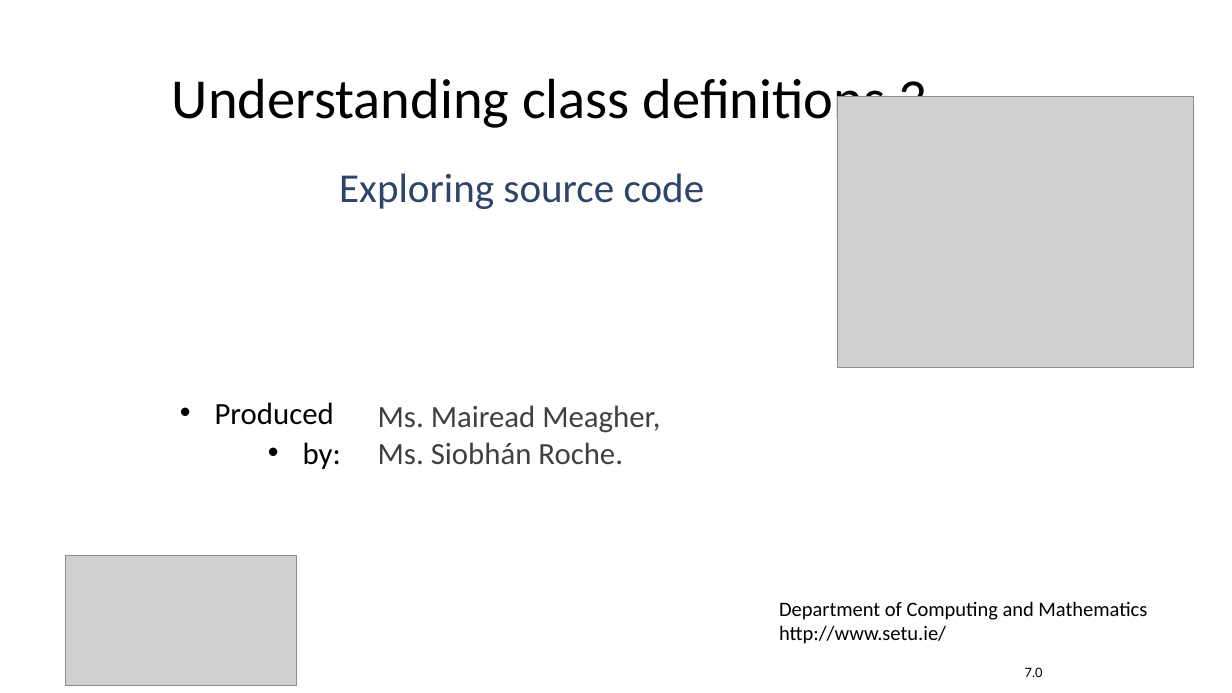
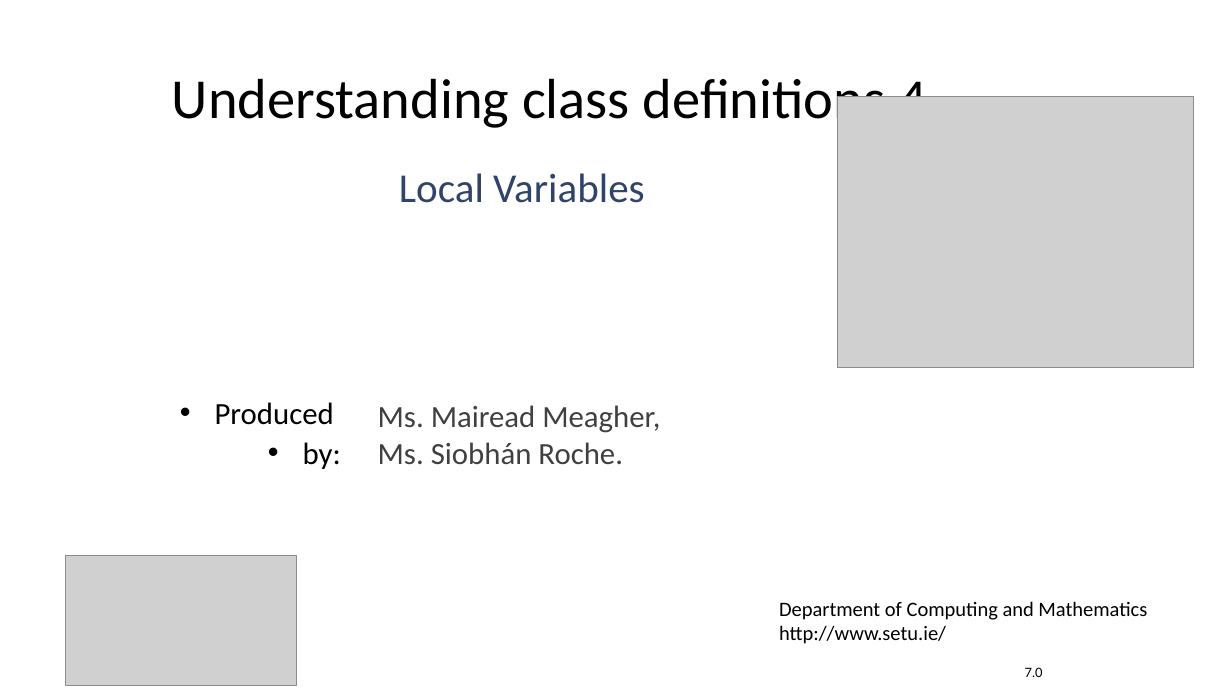
Before and after one commit to Programming-Fundamentals-SETU/prog-fund-1-sept-25, a slide deck: slide 1 of topic02-understanding-class-definitions/unit-1/talk-4/d-class-definitions-local-var.pptx. Drawn at 1232x693 pixels with LibreOffice and Linux fonts; fonts in the diff are those of the drawing; grey boxes stand for pictures. Boxes give left, top, right and bottom in pixels: in the first picture for what was removed or moved away, otherwise in the second. Text is boxed around its words. In the diff, an @@ line names an element or a change of style, - is before the commit and + after.

```diff
--- a/topic02-understanding-class-definitions/unit-1/talk-4/d-class-definitions-local-var.pptx
+++ b/topic02-understanding-class-definitions/unit-1/talk-4/d-class-definitions-local-var.pptx
@@ title at box(172, 71, 927, 132): text changed @@
-Understanding class definitions 3
+Understanding class definitions 4
@@ text at box(399, 173, 645, 203): text changed @@
-Exploring source code
+Local Variables
```
Also in this commit, not shown: 4 other files.
